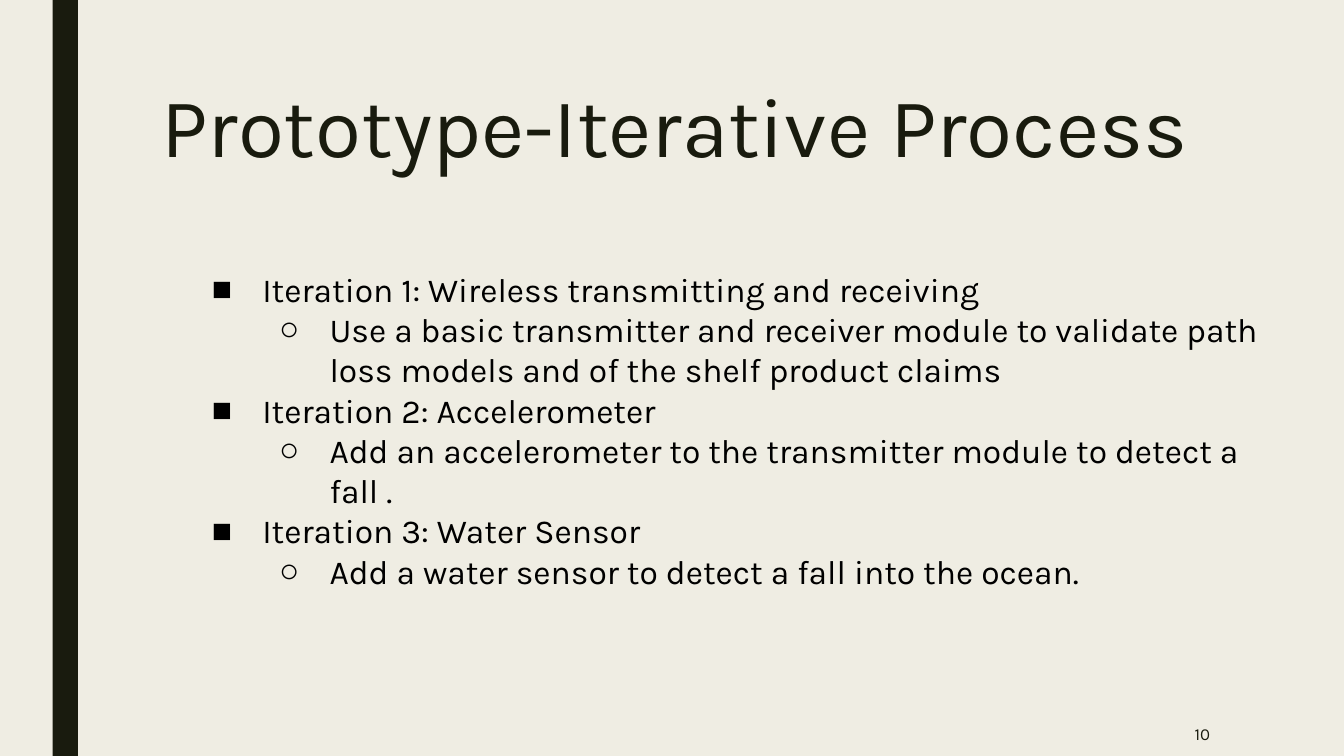
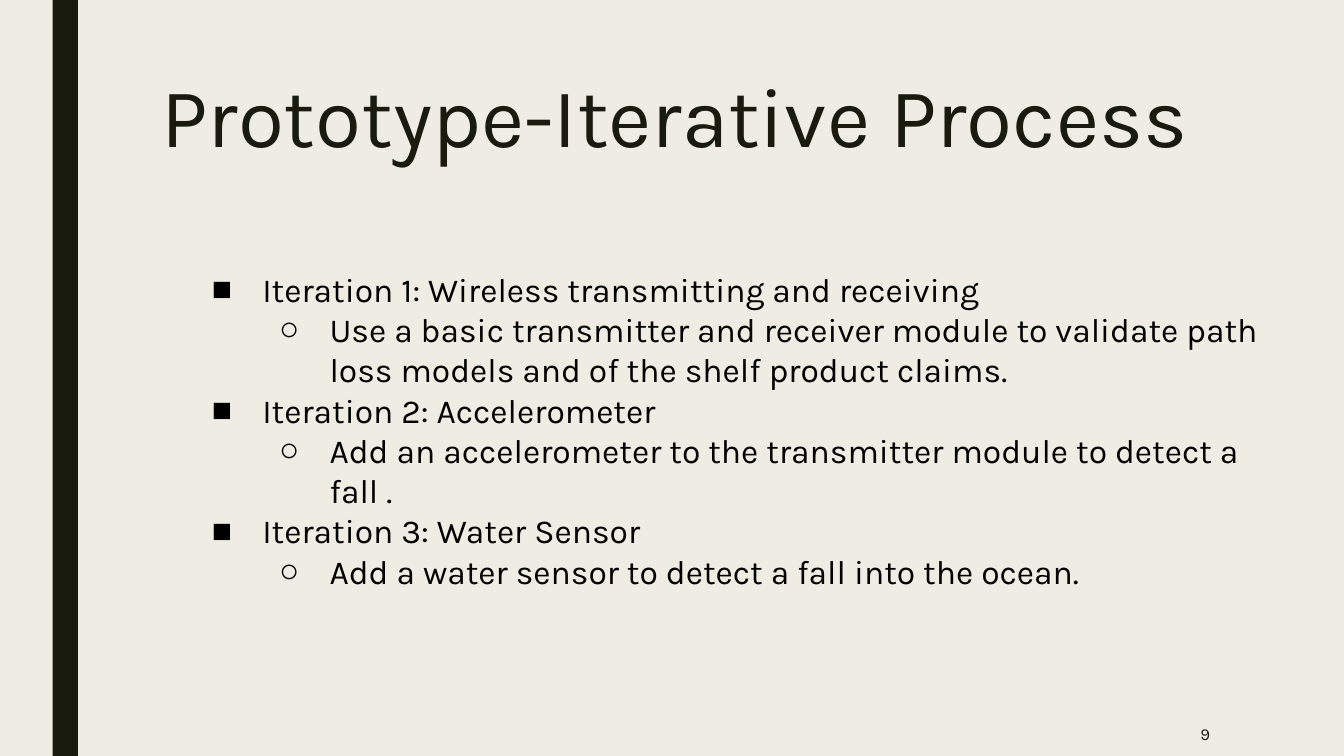
Before and after one commit to woojin444/EAssetTracking, a slide deck: slide 9 of GoogleDrive/Audits/Audit 2/Audit 2.pptx (slide 10 before the commit). Drawn at 1344x756 pixels with LibreOffice and Linux fonts; fonts in the diff are those of the drawing. Boxes give left, top, right and bottom in pixels: in the first picture for what was removed or moved away, otherwise in the second. Text is boxed around its words. In the diff, an @@ line names an element or a change of style, - is before the commit and + after.

```diff
--- a/GoogleDrive/Audits/Audit 2/Audit 2.pptx
+++ b/GoogleDrive/Audits/Audit 2/Audit 2.pptx
@@ title "Prototype-Iterative Process": place and size @@
-title "Prototype-Iterative Process" at (161, 99, 1187, 177)
+title "Prototype-Iterative Process" at (161, 89, 1187, 167)
@@ text at (330, 319, 1257, 390): text changed @@
-  ○ Use a basic transmitter and receiver module to validate path loss models and of the shelf product claims
+  ○ Use a basic transmitter and receiver module to validate path loss models and of the shelf product claims.
@@ page number at (1200, 729, 1210, 740): text changed @@
-10
+9
```
Also in this commit, not shown: 8 other slides changed, 1 slide removed, 43 other files.
